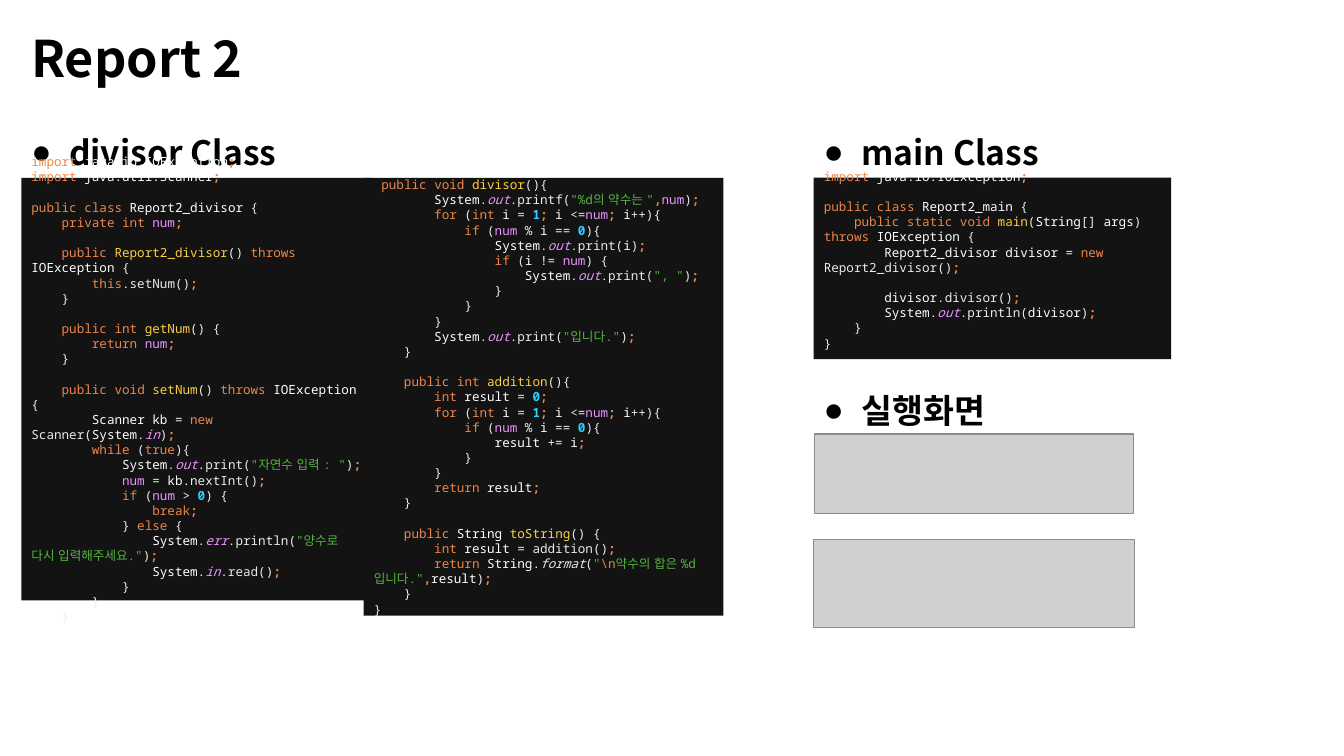
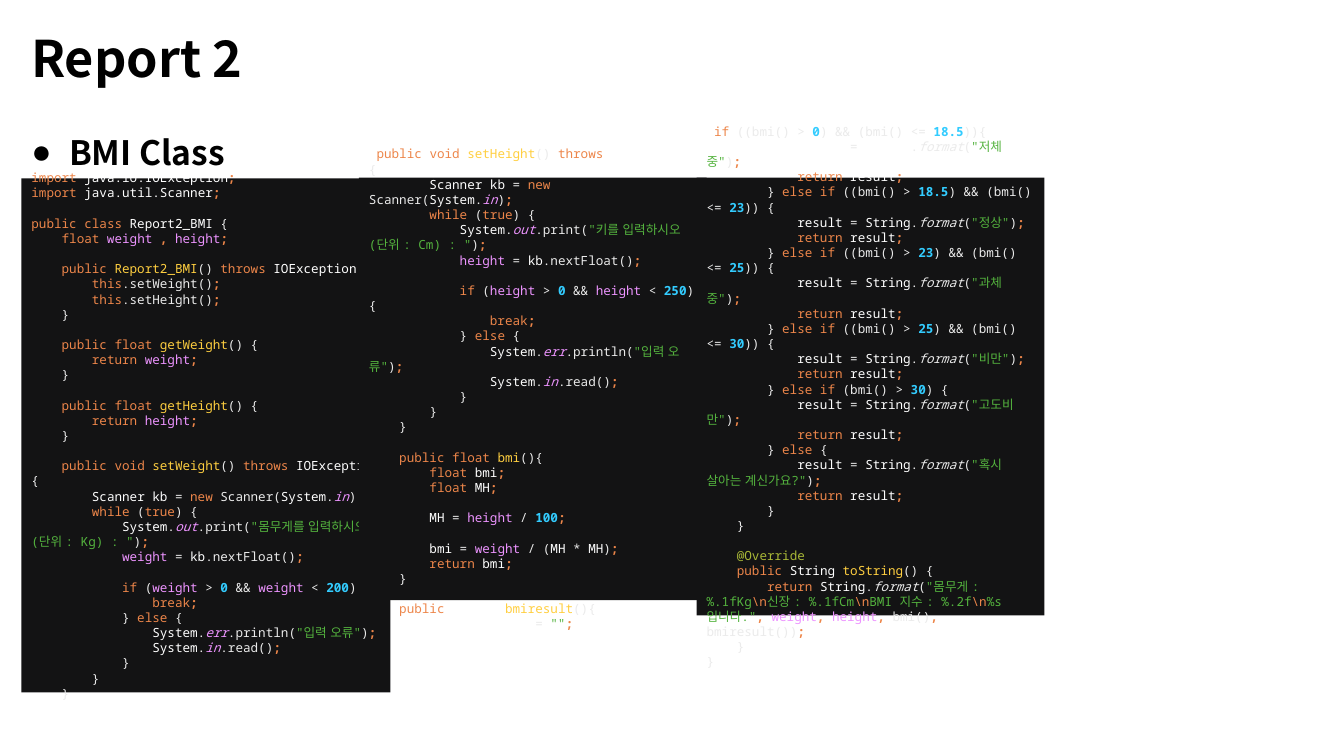
Before and after one commit to MDR-Evan/KBU-ProgrammingLanguageUtilization2, a slide deck: slide 5 of KBU Java 2/Report/R_Week3/3차-김진용-2301111.pptx. Drawn at 1344x756 pixels with LibreOffice and Linux fonts; fonts in the diff are those of the drawing; grey boxes stand for pictures. Boxes give left, top, right and bottom in pixels: in the first picture for what was removed or moved away, otherwise in the second. Text is boxed around its words. In the diff, an @@ line names an element or a change of style, - is before the commit and + after.

```diff
--- a/KBU Java 2/Report/R_Week3/3차-김진용-2301111.pptx
+++ b/KBU Java 2/Report/R_Week3/3차-김진용-2301111.pptx
@@ text at (x1=69, y1=138, x2=225, y2=175): text changed @@
-● divisor Class
+● BMI Class
@@ rectangle "public void setHeight() throws IOException ..." resized from (x1=364, y1=178, x2=724, y2=616) to (x1=359, y1=177, x2=707, y2=600) @@
@@ text in rectangle at (x1=369, y1=148, x2=694, y2=616): text changed @@
-public void divisor(){
-System.out.printf("%d의 약수는 ",num);
-for (int i = 1; i <=num; i++){
-if (num % i == 0){
-System.out.print(i);
-if (i != num) {
-System.out.print(", ");
-}
-}
-}
-System.out.print("입니다.");
-}
-public int addition(){
-int result = 0;
-for (int i = 1; i <=num; i++){
-if (num % i == 0){
-result += i;
-}
-}
-return result;
-}
-public String toString() {
-int result = addition();
-return String.format("\n약수의 합은 %d 입니다.",result);
-}
-}
+public void setHeight() throws IOException {
+Scanner kb = new Scanner(System.in);
+while (true) {
+System.out.print("키를 입력하시오 (단위 : Cm) : ");
+height = kb.nextFloat();
+if (height > 0 && height < 250) {
+break;
+} else {
+System.err.println("입력 오류");
+System.in.read();
+}
+}
+}
+public float bmi(){
+float bmi;
+float MH;
+MH = height / 100;
+bmi = weight / (MH * MH);
+return bmi;
+}
+public String bmiresult(){
+String result = "";
@@ text removed at (x1=861, y1=137, x2=1039, y2=175) @@
-● main Class
@@ rectangle "import java.io.IOException; import java.util.Scanner; public ..." resized from (x1=21, y1=178, x2=371, y2=601) to (x1=21, y1=178, x2=390, y2=693) @@
@@ text in rectangle at (x1=31, y1=170, x2=379, y2=655): text changed @@
-import java.io.IOException;
-import java.util.Scanner;
-public class Report2_divisor {
-private int num;
-public Report2_divisor() throws IOException {
-this.setNum();
-}
-public int getNum() {
-return num;
-}
-public void setNum() throws IOException {
-Scanner kb = new Scanner(System.in);
-while (true){
-System.out.print("자연수 입력 : ");
-num = kb.nextInt();
-if (num > 0) {
-break;
-} else {
-System.err.println("양수로 다시 입력해주세요.");
-System.in.read();
-}
-}
-}
+import java.io.IOException;
+import java.util.Scanner;
+public class Report2_BMI {
+float weight , height;
+public Report2_BMI() throws IOException {
+this.setWeight();
+this.setHeight();
+}
+public float getWeight() {
+return weight;
+}
+public float getHeight() {
+return height;
+}
+public void setWeight() throws IOException {
+Scanner kb = new Scanner(System.in);
+while (true) {
+System.out.print("몸무게를 입력하시오 (단위 : Kg) : ");
+weight = kb.nextFloat();
+if (weight > 0 && weight < 200) {
+break;
+} else {
+System.err.println("입력 오류");
+System.in.read();
+}
+}
+}
@@ rectangle added at (x1=697, y1=177, x2=1045, y2=615), fill #131314, 9 pt, text #EBEBEB @@
+if ((bmi() > 0) && (bmi() <= 18.5)){
+result = String.format("저체중");
+return result;
+} else if ((bmi() > 18.5) && (bmi() <= 23)) {
+result = String.format("정상");
+return result;
+} else if ((bmi() > 23) && (bmi() <= 25)) {
+result = String.format("과체중");
+return result;
+} else if ((bmi() > 25) && (bmi() <= 30)) {
+result = String.format("비만");
+return result;
+} else if (bmi() > 30) {
+result = String.format("고도비만");
+return result;
+} else {
+result = String.format("혹시 살아는 계신가요?");
+return result;
+}
+}
+@Override
+public String toString() {
+return String.format("몸무게 : %.1fKg\n신장 : %.1fCm\nBMI 지수 : %.2f\n%s입니다.", weight, height, bmi(), bmiresult());
+}
+}
@@ rectangle removed at (x1=814, y1=177, x2=1172, y2=359) @@
-import java.io.IOException;
-public class Report2_main {
-public static void main(String[] args) throws IOException {
-Report2_divisor divisor = new Report2_divisor();
-divisor.divisor();
-System.out.println(divisor);
-}
-}
@@ text removed at (x1=861, y1=395, x2=985, y2=426) @@
-● 실행화면
@@ picture removed at (x1=815, y1=435, x2=1133, y2=514) @@
@@ picture removed at (x1=814, y1=539, x2=1135, y2=627) @@
```
Also in this commit, not shown: 3 other slides changed, 4 slides added, 5 slides removed, 6 other files.
